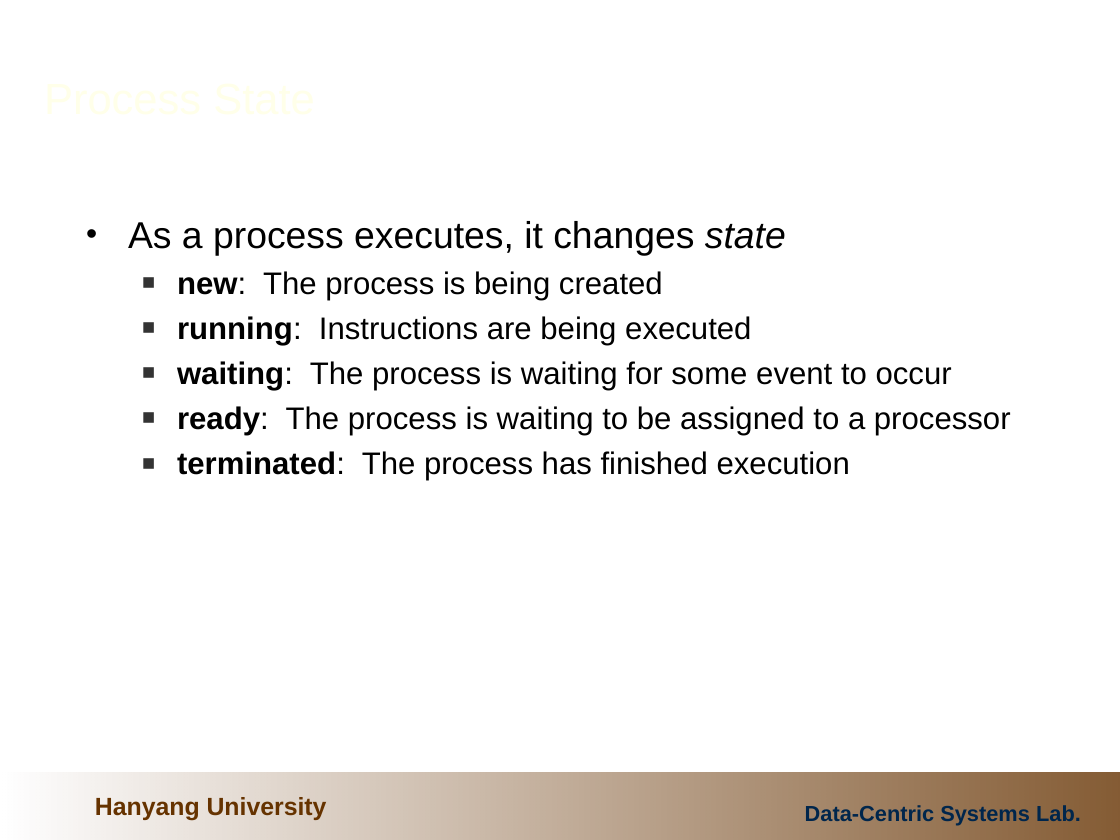
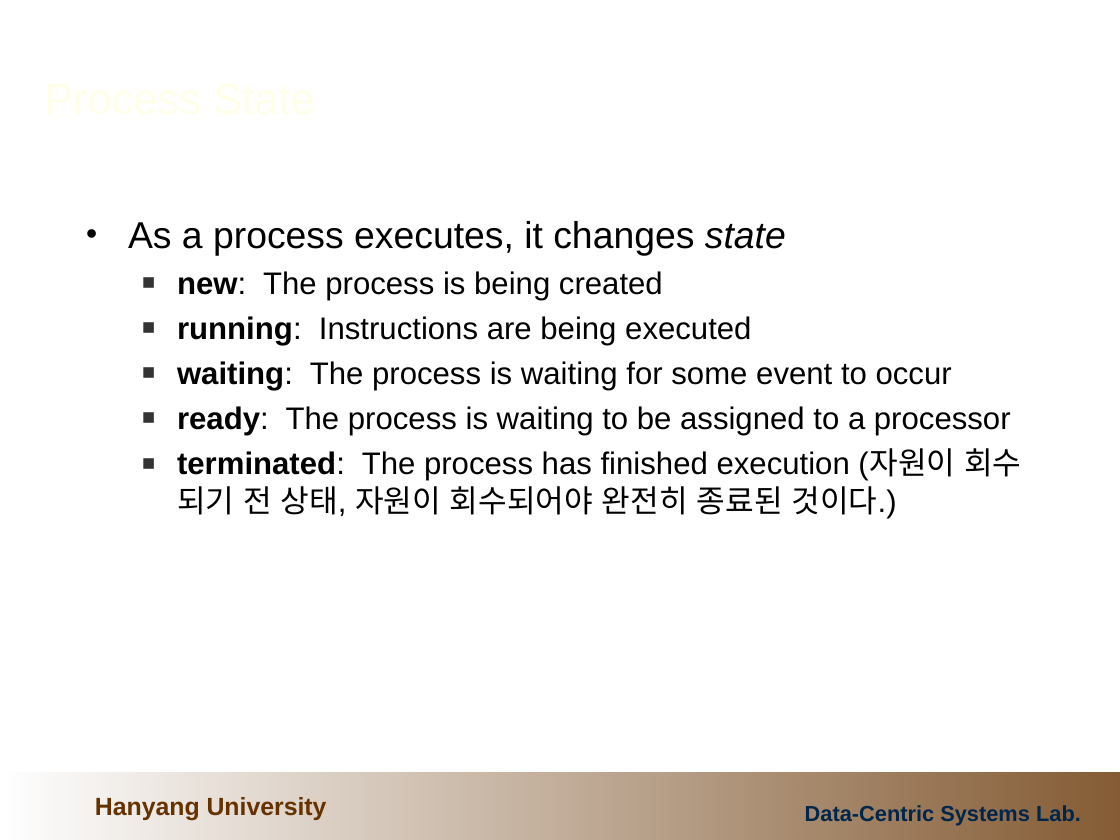
Before and after one commit to cocojk/major, a slide deck: slide 5 of os/이론/3.ProcessesAndThreads.ppt. Drawn at 1120x840 pixels with LibreOffice and Linux fonts; fonts in the diff are those of the drawing; background and template pictures are left out. Boxes give left, top, right and bottom in pixels: in the first picture for what was removed or moved away, otherwise in the second. Text is boxed around its words. In the diff, an @@ line names an element or a change of style, - is before the commit and + after.

```diff
--- a/os/이론/3.ProcessesAndThreads.ppt
+++ b/os/이론/3.ProcessesAndThreads.ppt
@@ text at (x1=177, y1=448, x2=1021, y2=519): text changed @@
-  ■ terminated: The process has finished execution
+  ■ terminated: The process has finished execution (자원이 회수 되기 전 상태, 자원이 회수되어야 완전히 종료된 것이다.)
```
Also in this commit, not shown: 7 other slides changed, 4 slides added, 9 other files.
